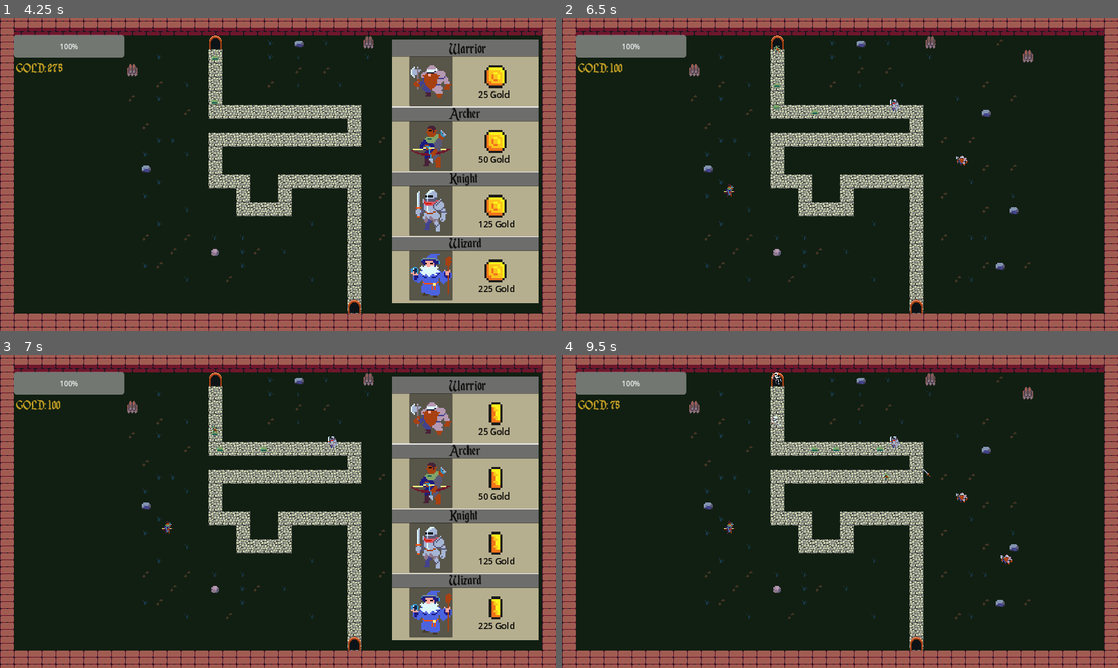
Above: before the commit, frames 1-4 (two rows, left to right).
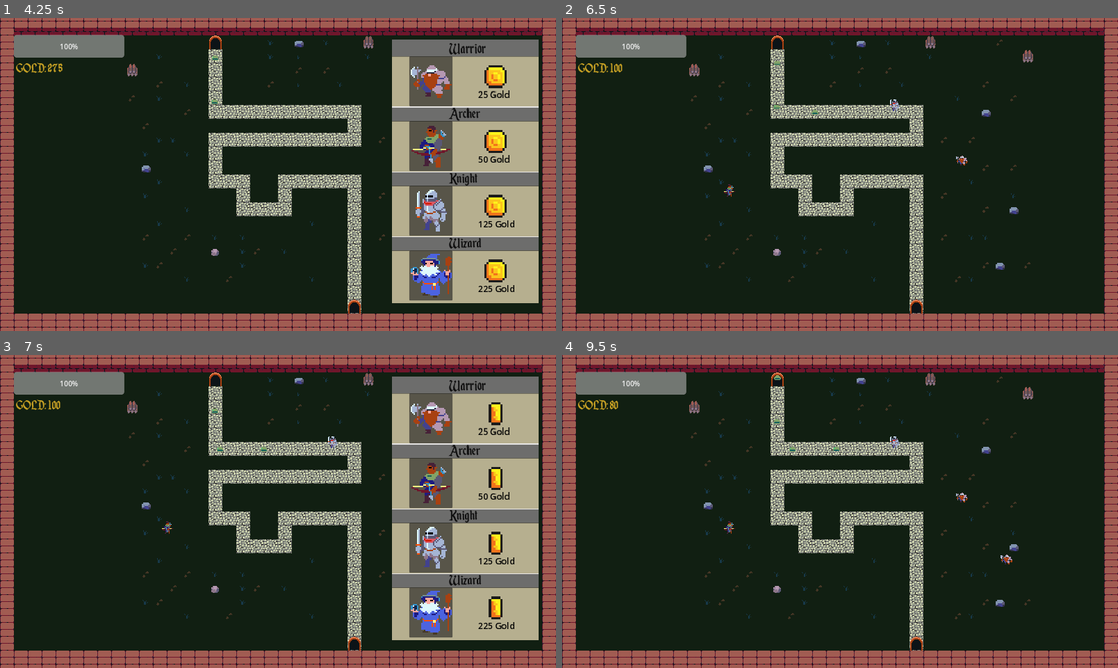
Above: after the commit, the same moments.

Repository: WizardsNStuff/tower-defense
Game: Godot game, scene res://menus-and-interfaces/main_menu/Main_Menu.tscn
Two runs of this game, one before a commit and one after it. Both use one fixed random seed, a clock stepped at 60 frames per second and the inputs below.
Inputs (mouse positions are in pixels of both pictures, inside the frame that each line leads up to):
- Up to frame 1 (4.25 s): click (38, 161) at 0.5 s; click (50, 174) at 1.25 s; move the mouse to (400, 158) at 2.02 s; click (400, 158) at 2.17 s; click (433, 80) at 2.75 s; tap Enter at 3.5 s; drag from (166, 190) to (400, 158) at 3.52 s
- Up to frame 2 (6.5 s): click (995, 146) at 4.25 s; move the mouse to (895, 105) at 5.02 s; click (895, 105) at 5.17 s; click (995, 212) at 5.75 s
- Up to frame 3 (7 s): drag from (250, 574) to (166, 527) at 6.52 s
- Up to frame 4 (9.5 s): click (995, 611) at 7.25 s; move the mouse to (1006, 558) at 8.02 s; click (1006, 558) at 8.17 s; click (995, 417) at 8.75 s

Frame 1 is identical in both runs. In frame 2, less than 0.1% of the frame differs, in the area x 38-40%, y 8-23%; in frame 3, less than 0.1%; in frame 4, 0.2%, in the area x 8-67%, y 5-40%.

Commit message:
done

Diff:
--- a/Towers/Archer/archer_tower.gd
+++ b/Towers/Archer/archer_tower.gd
@@ -58,6 +58,6 @@
 func _on_timer_timeout() -> void:
 	pass # cooldown timer finished, you can now shoot again
 
-func _physics_process(delta: float) -> void:
+func _physics_process(_delta: float) -> void:
 	if towerHasTargetedEnemy and cooldownTimer.is_stopped():
 		shoot()
--- a/Towers/Knight/knight_tower.gd
+++ b/Towers/Knight/knight_tower.gd
@@ -58,6 +58,6 @@
 func _on_timer_timeout() -> void:
 	pass # cooldown timer finished, you can now shoot again
 
-func _physics_process(delta: float) -> void:
+func _physics_process(_delta: float) -> void:
 	if towerHasTargetedEnemy and cooldownTimer.is_stopped():
 		shoot()
--- a/Towers/Warrior/warrior_tower.gd
+++ b/Towers/Warrior/warrior_tower.gd
@@ -58,6 +58,6 @@
 func _on_timer_timeout() -> void:
 	pass # cooldown timer finished, you can now shoot again
 
-func _physics_process(delta: float) -> void:
+func _physics_process(_delta: float) -> void:
 	if towerHasTargetedEnemy and cooldownTimer.is_stopped():
 		shoot()
--- a/enemies/DamageNumbers.gd
+++ b/enemies/DamageNumbers.gd
@@ -8,7 +8,7 @@
 	number.label_settings = LabelSettings.new()
 
 	# damageNumber is black
-	var color = "#FFF"
+	var color = "#ff0000"
 	# transparent is damage is 0
 	if value == 0:
 		color = "#FFF8"
--- a/enemies/enemy.gd
+++ b/enemies/enemy.gd
@@ -13,7 +13,7 @@
 	if current_health <= 0:
 		var label_script = get_parent().get_parent().get_parent()
 		label_script.add_gold(gold)
-		queue_free()
+		get_parent().queue_free()
 
 func _physics_process(delta: float) -> void:
 	var pathFollowNode = self.get_parent() as PathFollow2D	# PathFollow2D Node of the enemy
@@ -22,4 +22,4 @@
 	pathFollowNode.set_progress(currentProgress + (move_speed * delta))	# move enemy along path
 
 	if pathFollowNode.get_progress_ratio() == 1:		# if path progrss is at 100% (1)
-		queue_free()	# remove badguy from scene
+		get_parent().queue_free()	# remove badguy from scene
--- a/enemy_spawner.gd
+++ b/enemy_spawner.gd
@@ -22,6 +22,7 @@
 ]
 
 var wave_number = 0
+var stop_mob_spawns = false
 
 func spawn_enemy() -> void:
 	var wave_mob_size = waves[wave_number].size()
@@ -45,8 +46,9 @@
 		#path_follow_node.set_process(0)
 	#enemy_instance.position = path_follow_node.position
 
-	spawn_timer.start()
-	if wave_timer.is_stopped():
+	if spawn_timer.is_stopped() and not stop_mob_spawns:
+		spawn_timer.start()
+	if wave_timer.is_stopped()	and not stop_mob_spawns:
 		wave_timer.start()
 
 
@@ -54,19 +56,21 @@
 	pass # spawn timer finished, spawn again
 
 func _physics_process(_delta: float) -> void:
-	if spawn_timer.is_stopped():
+	if spawn_timer.is_stopped() and not stop_mob_spawns:
 		spawn_enemy()
 	if wave_timer.is_stopped():
 		# goto next wave
 		# win
-		print("wave number: ", wave_number + 1)
-		if wave_number >= enemy_scenes.size()-1:
-			#load win scene
-			# if no enemies on screen
-			print("WINNNN")
-			get_tree().change_scene_to_file("res://menus-and-interfaces/main_menu/Main_Menu.tscn")
-			GameOver.showVictory = true
-			pass
+
+		if (wave_number >= enemy_scenes.size()-1):
+			if get_parent().get_node("Path2D").get_children().is_empty():
+
+				get_tree().change_scene_to_file("res://menus-and-interfaces/main_menu/Main_Menu.tscn")
+				GameOver.showVictory = true
+			else:
+				wave_timer.stop()
+				spawn_timer.stop()
+				stop_mob_spawns = true
 		else:
 			wave_number += 1
 			spawn_enemy()
--- a/exit.gd
+++ b/exit.gd
@@ -10,8 +10,6 @@
 		if totalHealth <= 0:
 			get_tree().change_scene_to_file("res://menus-and-interfaces/main_menu/Main_Menu.tscn")
 			GameOver.showGameOver = true
-			print('dead')
-		print(totalHealth)
 
 func _physics_process(_delta: float) -> void:
 	pass
--- a/grid_system.gd
+++ b/grid_system.gd
@@ -29,7 +29,6 @@
 			# get width and height of hud
 			var hud_color_rect = shop_instance.get_node("ScrollContainer").get_node("ColorRect")
 			var hud_width = hud_color_rect.get_rect().size.x
-			var hud_height = hud_color_rect.get_rect().size.y
 
 			# get size of window
 			var viewport_size = get_viewport().get_visible_rect().size
@@ -42,5 +41,5 @@
 			# mvoe shop to correct position
 			shop_instance.position = Vector2(hud_position_x, hud_position_y)
 
-func highlight_tile(tile_pos) -> void:
+func highlight_tile(_tile_pos) -> void:
 	pass
--- a/level_1.tscn
+++ b/level_1.tscn
@@ -197,7 +197,7 @@
 one_shot = true
 
 [node name="WaveTimer" type="Timer" parent="EnemySpawner"]
-wait_time = 3.0
+wait_time = 30.0
 one_shot = true
 
 [connection signal="body_entered" from="Exit" to="Exit" method="_on_body_entered"]
--- a/menus-and-interfaces/level_select/lvl_1_button.gd
+++ b/menus-and-interfaces/level_select/lvl_1_button.gd
@@ -7,12 +7,11 @@
 
 
 # Called every frame. 'delta' is the elapsed time since the previous frame.
-func _process(delta: float) -> void:
+func _process(_delta: float) -> void:
 	pass
 
 
 func _on_pressed() -> void:
-	print("lvl1Button")
 	get_tree().change_scene_to_file("res://level_1.tscn")
 
 
--- a/menus-and-interfaces/level_select/quitBtn2.gd
+++ b/menus-and-interfaces/level_select/quitBtn2.gd
@@ -7,7 +7,7 @@
 
 
 # Called every frame. 'delta' is the elapsed time since the previous frame.
-func _process(delta: float) -> void:
+func _process(_delta: float) -> void:
 	pass
 
 
--- a/menus-and-interfaces/main_menu/main_menu.gd
+++ b/menus-and-interfaces/main_menu/main_menu.gd
@@ -9,5 +9,5 @@
 
 
 # Called every frame. 'delta' is the elapsed time since the previous frame.
-func _process(delta: float) -> void:
+func _process(_delta: float) -> void:
 	pass
--- a/menus-and-interfaces/main_menu/playBtn.gd
+++ b/menus-and-interfaces/main_menu/playBtn.gd
@@ -8,12 +8,11 @@
 
 
 # Called every frame. 'delta' is the elapsed time since the previous frame.
-func _process(delta: float) -> void:
+func _process(_delta: float) -> void:
 	pass
 
 
 func _on_pressed() -> void:
-	print("play")
 	get_tree().change_scene_to_file("res://menus-and-interfaces/level_select/level_select.tscn")
 
 
--- a/menus-and-interfaces/main_menu/quitBtn.gd
+++ b/menus-and-interfaces/main_menu/quitBtn.gd
@@ -8,14 +8,13 @@
 
 
 # Called every frame. 'delta' is the elapsed time since the previous frame.
-func _process(delta: float) -> void:
+func _process(_delta: float) -> void:
 	pass
 
 
 
 
 func _on_pressed() -> void:
-	print("quit")
 	get_tree().quit()
 
 
--- a/menus-and-interfaces/tower_shop/tower_shop.gd
+++ b/menus-and-interfaces/tower_shop/tower_shop.gd
@@ -27,5 +27,4 @@
 		btn.pressed.connect(_on_button_pressed.bind(btn))
 
 func _on_button_pressed(button):
-	#print("tower shop script: btn pressed!")
 	level_script.initiate_build_mode(button.name)  # Call the function in the other script
